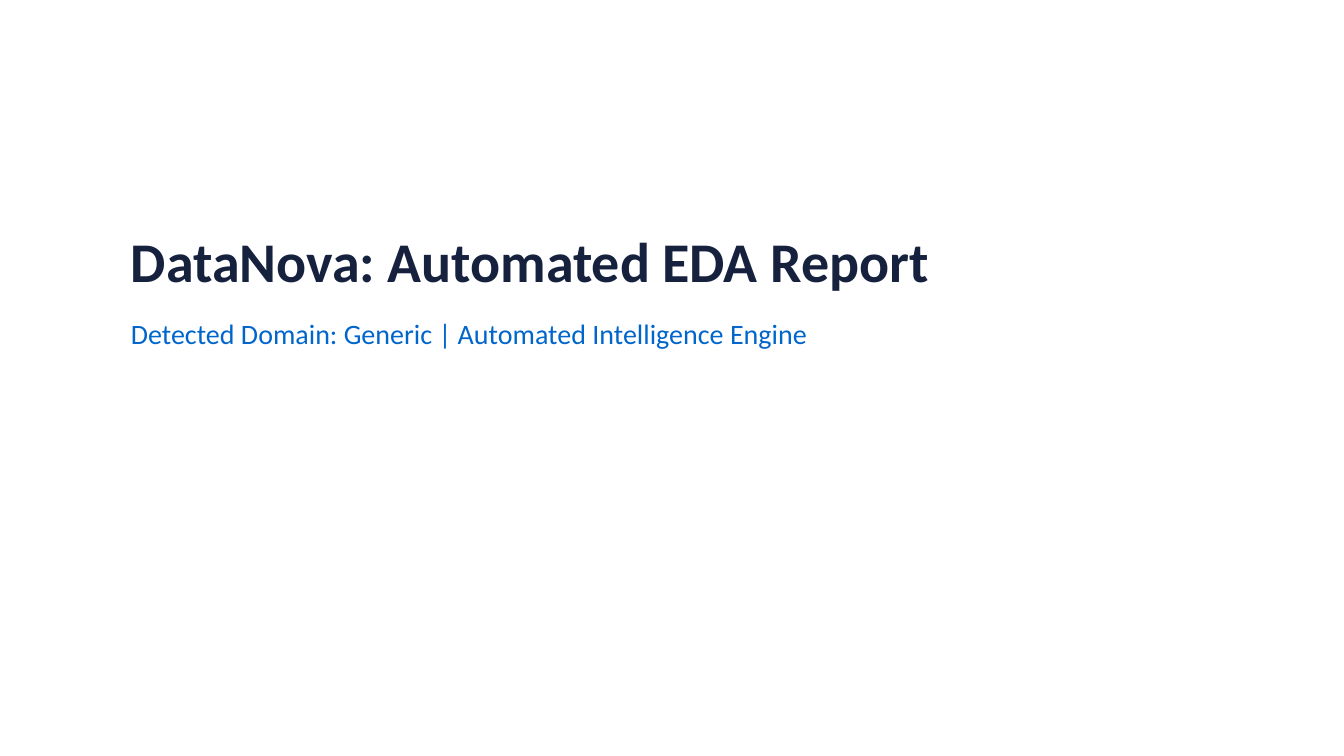
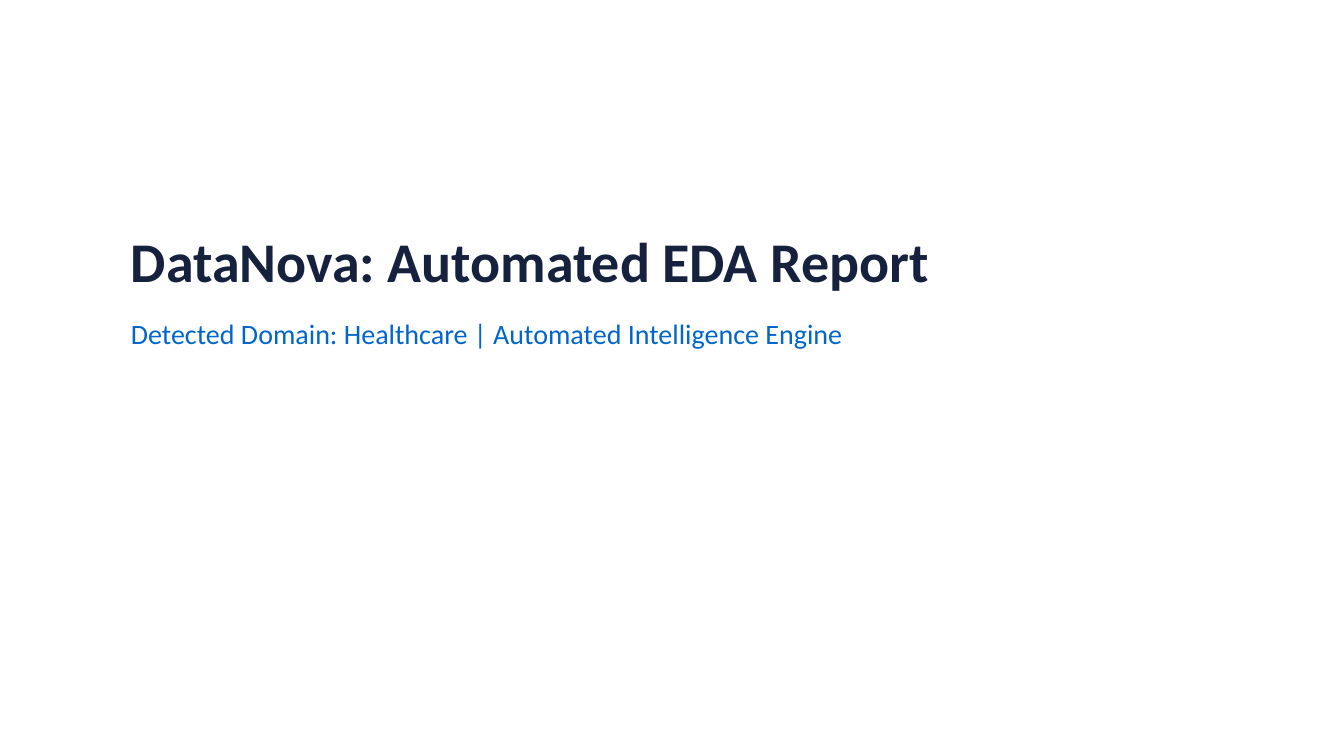
Before and after one commit to lekhalokare-28/datanova, a slide deck: slide 1 of reports/eda_presentation_report.pptx. Drawn at 1344x756 pixels with LibreOffice and Linux fonts; fonts in the diff are those of the drawing. Boxes give left, top, right and bottom in pixels: in the first picture for what was removed or moved away, otherwise in the second. Text is boxed around its words. In the diff, an @@ line names an element or a change of style, - is before the commit and + after.

```diff
--- a/reports/eda_presentation_report.pptx
+++ b/reports/eda_presentation_report.pptx
@@ text at <box>131,324,842,349</box>: text changed @@
-Detected Domain: Generic | Automated Intelligence Engine
+Detected Domain: Healthcare | Automated Intelligence Engine
```
Also in this commit, not shown: 2 other slides changed, 1 slide added, 1 slide removed, 2 other files.
